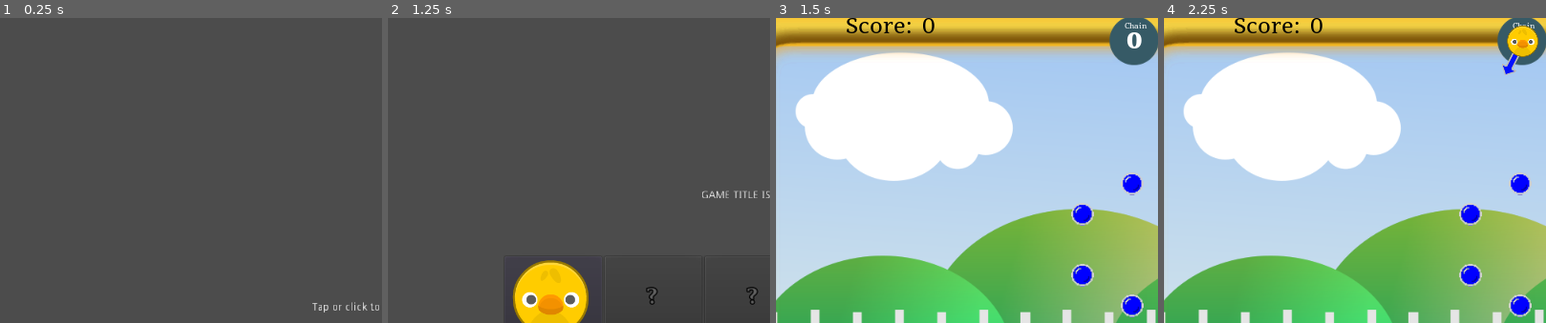
Above: before the commit, frames 1-4 (left to right).
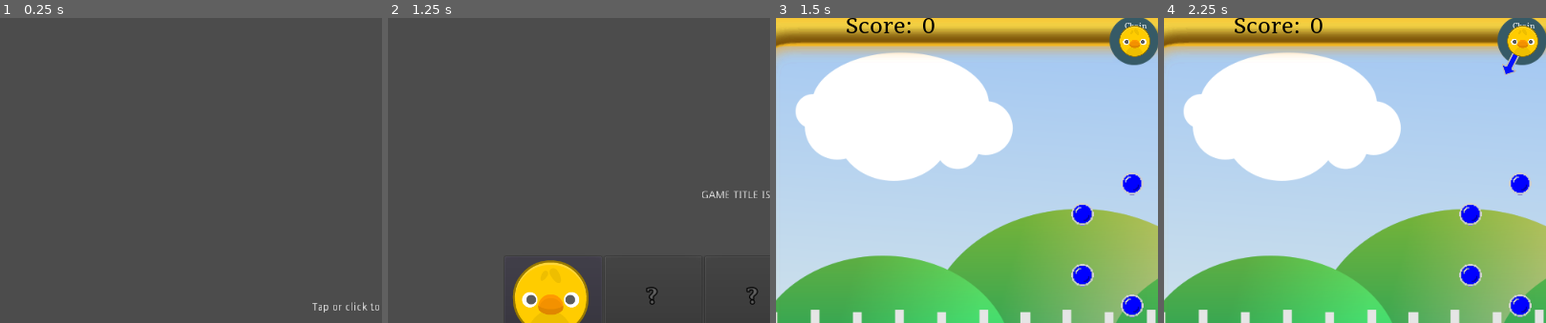
Above: after the commit, the same moments.

Repository: doctor-g/GGJ21
Game: Godot game, scene res://src/SplashScreen.tscn
The game is run twice, just before and just after one commit, with the same random seed, the same clock (stepped at 60 frames per second) and the same inputs. Sound files missing from this copy of the repository are replaced by a short silence.
Inputs (mouse positions are % of the whole screen's width and height, from its top left):
- Up to frame 1 (0.25 s): no input
- Up to frame 2 (1.25 s): tap Enter at 0.5 s; move the mouse to (72, 45) at 0.52 s; click (72, 45) at 0.67 s
- Up to frame 3 (1.5 s): click (25, 48) at 1.25 s
- Up to frame 4 (2.25 s): move the mouse to (30, 55) at 2.02 s; click (30, 55) at 2.17 s
The pictures show only the part of the screen within x 3-53%, y 2-52%; the shares and areas given below are measured in that part.

Frames 1-2 are identical in both runs. In frame 3, 0.7% of the frame differs, in the area x 89-98%, y 2-13%; in frame 4, nothing differs.

Commit message:
Start with the ball loaded

Diff:
--- a/project/src/Shooter.gd
+++ b/project/src/Shooter.gd
@@ -14,23 +14,23 @@
 
 # Call to prepare this thing for launch
 func arm():
+	call_deferred("_load")
+
+
+func _load()->void:
+	_ball = _Ball.instance()
+	_ball.mode = RigidBody2D.MODE_STATIC
+	_ball.position = get_global_transform().origin
+	get_parent().add_child(_ball)
 	_state = _State.READY
 
 
 func _input(event:InputEvent):
 	if event is InputEventMouseButton:
 		if event.pressed and _state == _State.READY:
-			_load_ball()
+			_state = _State.AIMING
 		elif not event.pressed and _state == _State.AIMING:
 			_shoot_ball()
-
-
-func _load_ball():
-	_state = _State.AIMING
-	_ball = _Ball.instance()
-	_ball.mode = RigidBody2D.MODE_STATIC
-	_ball.position = get_global_transform().origin
-	get_parent().add_child(_ball)
 
 
 func _process(_delta):
